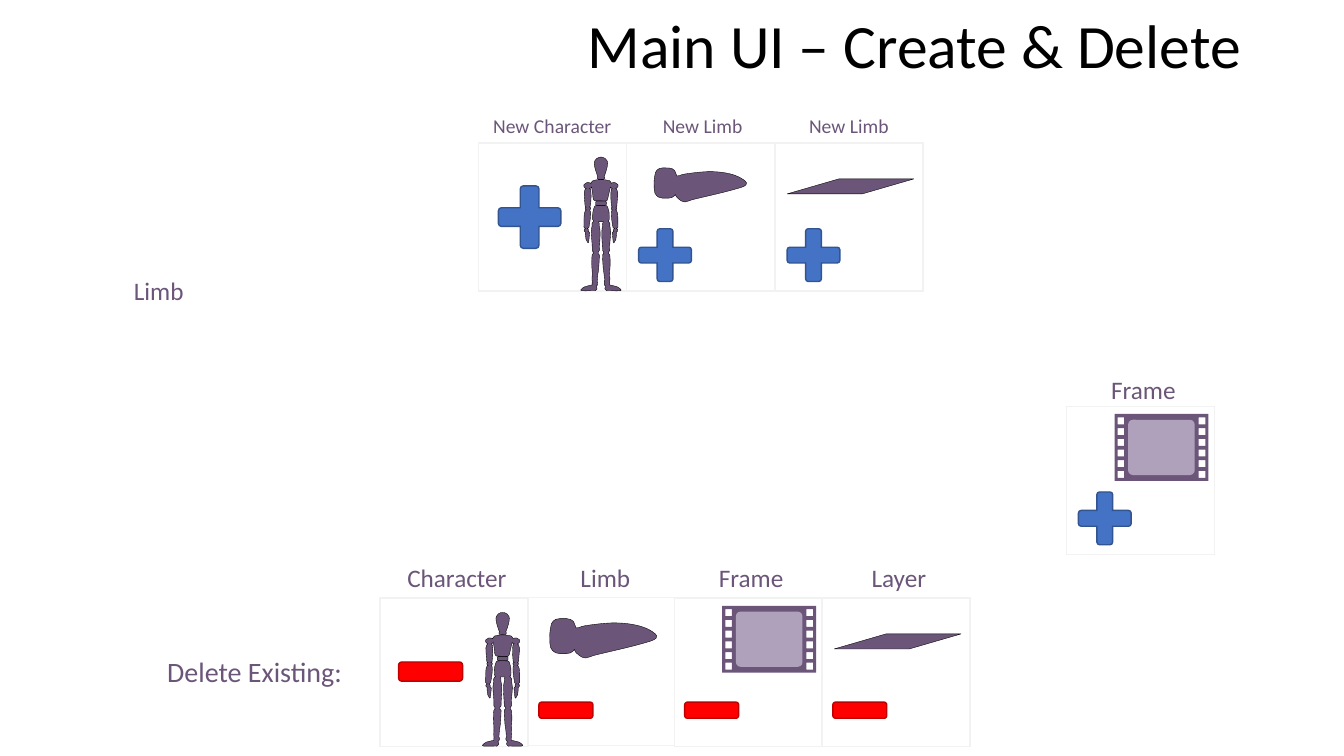
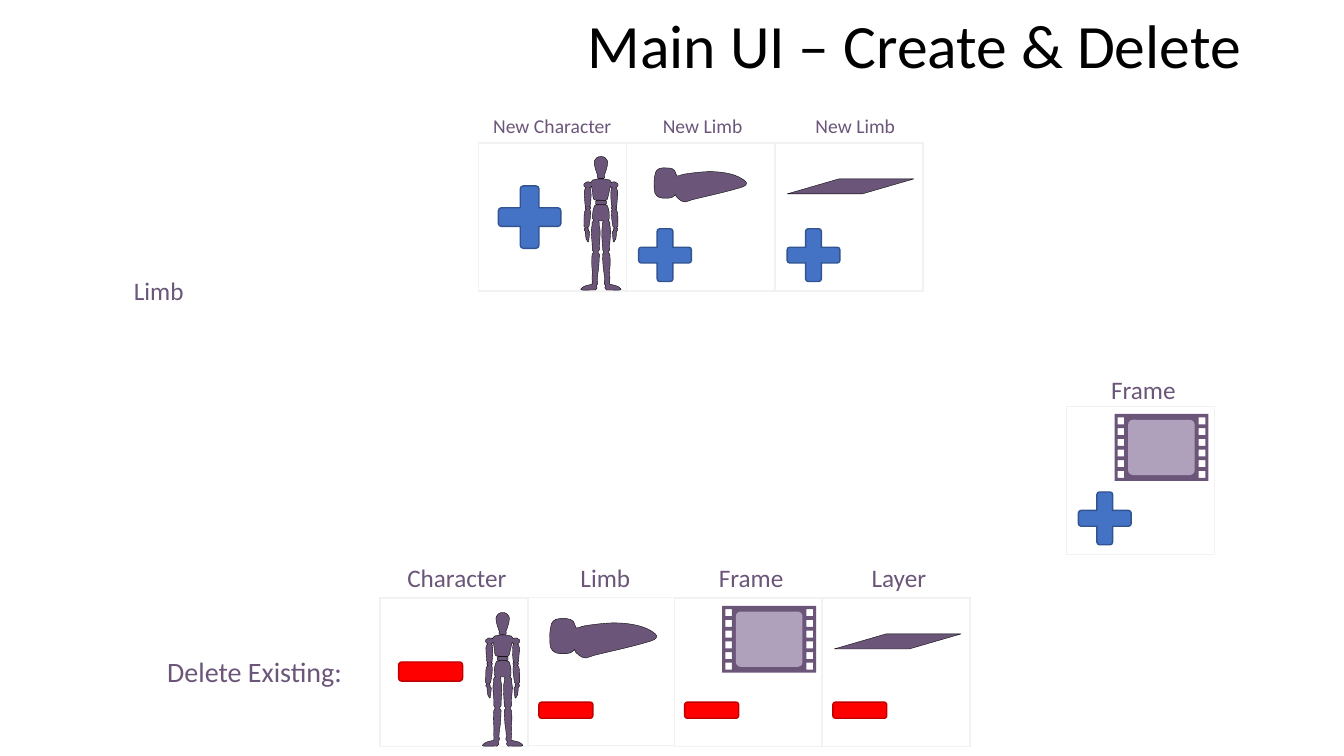
Before and after one commit to MillerMark/CodeRushed-1, a slide deck: slide 13 of Design Notes/Game 1 - Vector Artwork.pptx. Drawn at 1344x756 pixels with LibreOffice and Linux fonts; fonts in the diff are those of the drawing. Boxes give left, top, right and bottom in pixels: in the first picture for what was removed or moved away, otherwise in the second. Text is boxed around its words. In the diff, an @@ line names an element or a change of style, - is before the commit and + after.

```diff
--- a/Design Notes/Game 1 - Vector Artwork.pptx
+++ b/Design Notes/Game 1 - Vector Artwork.pptx
@@ text "New Limb": place and size @@
-text "New Limb" at [809,119,889,133]
+text "New Limb" at [815,119,895,133]
@@ freeform shape at [581,156,621,290]: outline redrawn @@
```
Also in this commit, not shown: 2 other slides changed, 5 other files.
